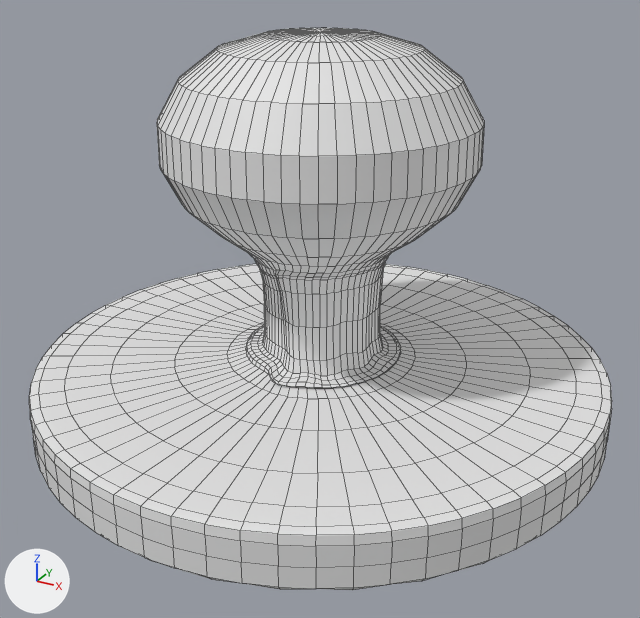
The FBX model Chess Flick/Assets/Models/Pawn.fbx, before and after one commit.
The view is the same before and after, from a 50 mm lens placed at (5.04, -9.18, 4.82), pointed at (0.17, -0.32, 0.39). Every picture has the same lights, and +X, +Y and +Z are marked at lower left. Mesh edges are drawn as thin lines. Where no turn or scale is listed for an object, it has been applied to the vertices.
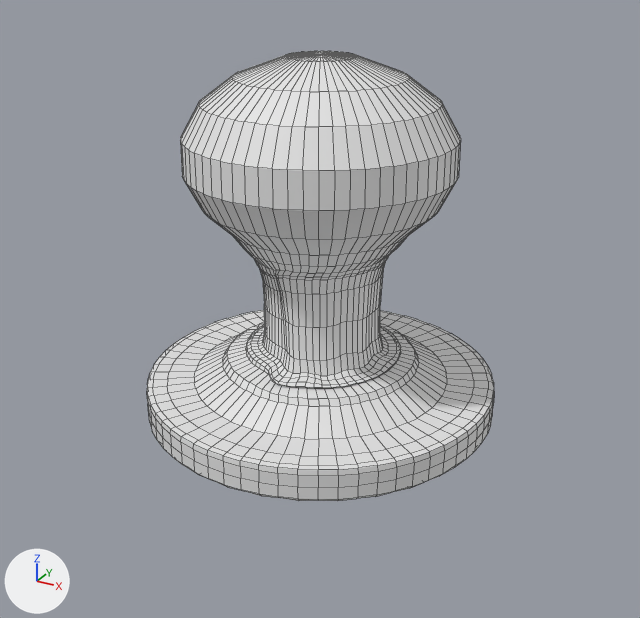
Changed parts and their boxes (x1, y1, x2, y2) in the pictures (640 x 618 px; the box of a moved part takes in the faces that stretch with it):
'Cylinder', reshaped (40% narrower, 20% shorter)
    before: (29, 28, 612, 590)
    after: (147, 51, 494, 501)
part 1 of me_cylinder_001, moved or reshaped
    before: (29, 264, 612, 590)
    after: (147, 310, 494, 501)
part 2 of me_cylinder_001, moved or reshaped
    before: (157, 28, 484, 267)
    after: (180, 51, 461, 267)
part 3 of me_cylinder_001, shading changed
    both: (227, 253, 415, 399)

Diff of the bpy script that builds the scene:
```diff
--- a/Chess Flick/Assets/Models/Pawn.fbx.py
+++ b/Chess Flick/Assets/Models/Pawn.fbx.py
@@ me_cylinder_001 @@
 # used by ob_cylinder; location = (0.0, 0.0, 0.0)
-me_cylinder_001.from_pydata(...)  # 1986 vertices, 1984 faces; spans x -3.7..3.7, y -3.7..3.7, z -1.23..3.65
+me_cylinder_001.from_pydata(...)  # 1986 vertices, 1984 faces; spans x -2.28..2.28, y -2.28..2.28, z -1.16..3.4
+# me_cylinder_001 part 1: 641 of 1986 vertices moved; they spanned x -3.7..3.7, y -3.7..3.7, z -1.23..-0.43 and now span x -2.28..2.28, y -2.28..2.28, z -1.16..-0.47; mean shift (0.0, 0.0, -0.1); largest move (-3.41, -1.41, -0.6) -> (-2.11, -0.87, -0.77)
+# me_cylinder_001 part 2: 513 of 1986 vertices moved; they spanned x -1.91..1.91, y -1.91..1.91, z 1.42..3.65 and now span x -1.65..1.65, y -1.65..1.65, z 1.38..3.4; mean shift (0.0, 0.0, -0.2); largest move (0.98, -0.66, 3.48) -> (0.85, -0.57, 3.16)
+# me_cylinder_001 part 3: edges marked sharp go from 3424 to 3421
```
